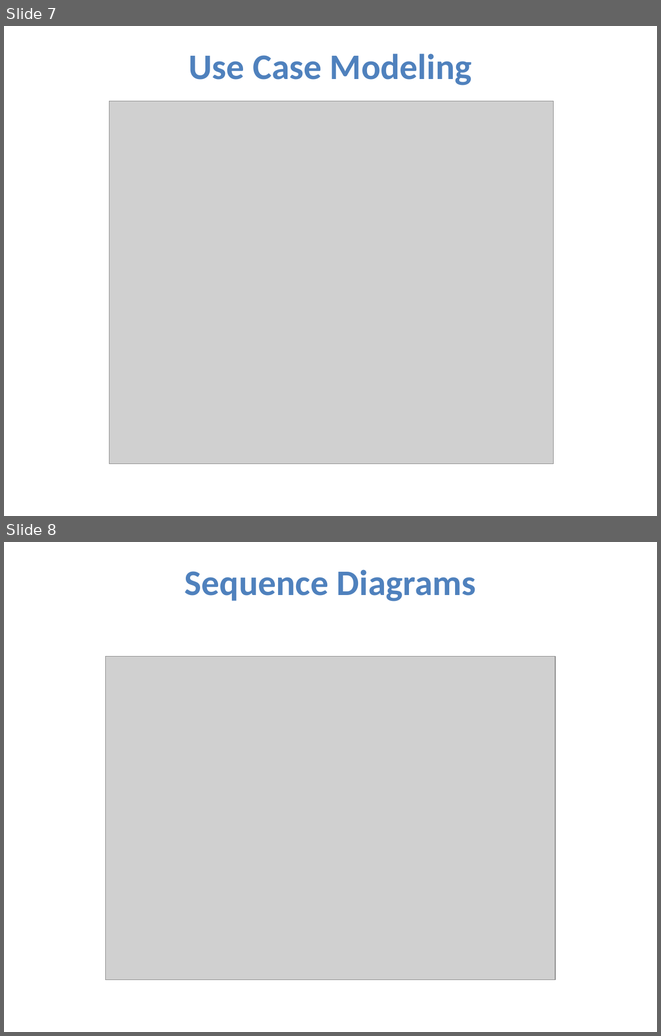
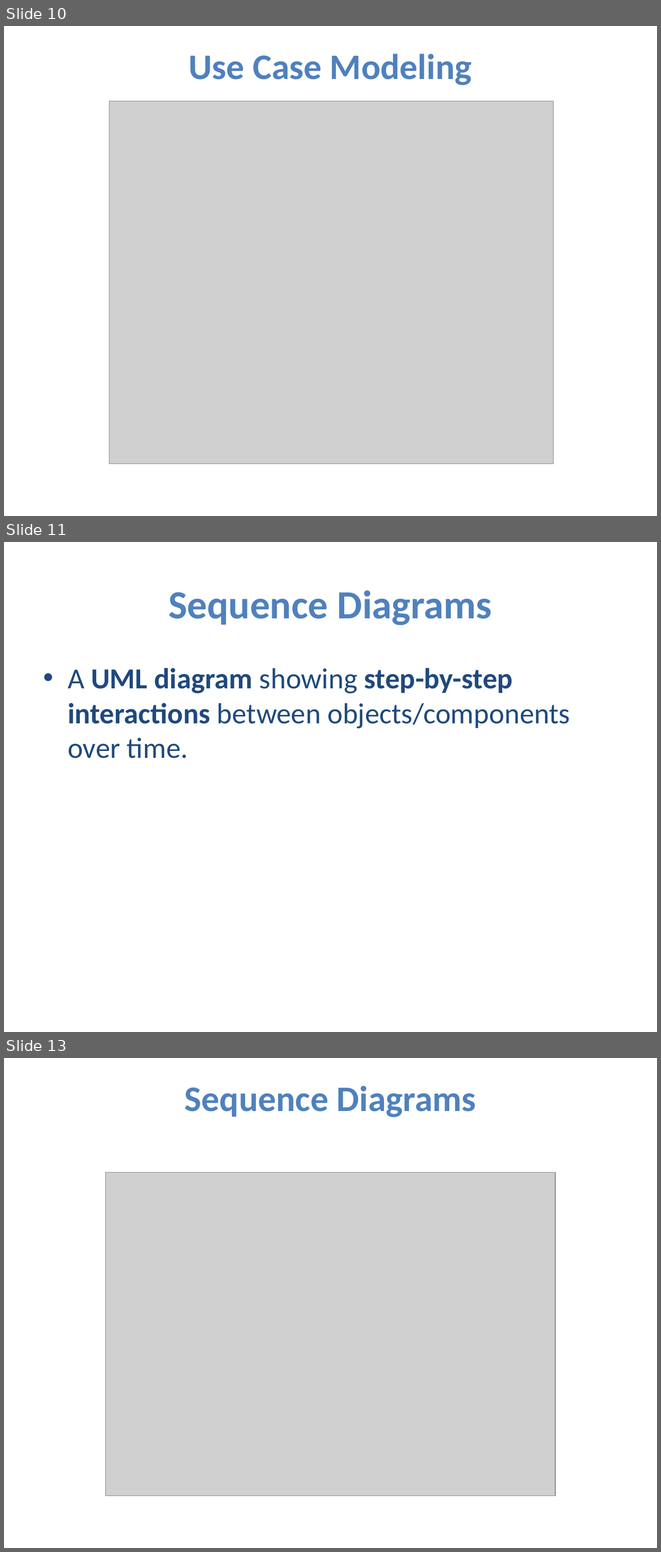
Before and after one commit to KedijaAnsha/software-tools, a slide deck: Wache-Market.pptx. Shown one above the other, each under a label of ours: slides 7 and 8 before the commit, slides 10, 11 and 13 after it; the slides between them are not shown. The pictures are 661x1036 and 661x1552 pixels, drawn with LibreOffice and Linux fonts; fonts in the diff are those of the drawing; grey boxes stand for pictures. Boxes give left, top, right and bottom in pixels: in the first picture for what was removed or moved away, otherwise in the second. Text is boxed around its words. In the diff, an @@ line names an element or a change of style, - is before the commit and + after.

```diff
--- a/Wache-Market.pptx
+++ b/Wache-Market.pptx
@@ slide 11 added at (4, 542, 657, 1032), background #FFFFFF @@
@@ title added at (168, 590, 492, 625), 44 pt, text #4F81BD, bold @@
+Sequence Diagrams
@@ text added at (68, 668, 570, 758), 32 pt, text #1F497D @@
+• A UML diagram showing step-by-step interactions between objects/components over time.
@@ what was slide 7 is now slide 10 @@
@@ what was slide 8 is now slide 13 @@
```
Also in this commit, not shown: 1 slide changed, 7 other slides added.
